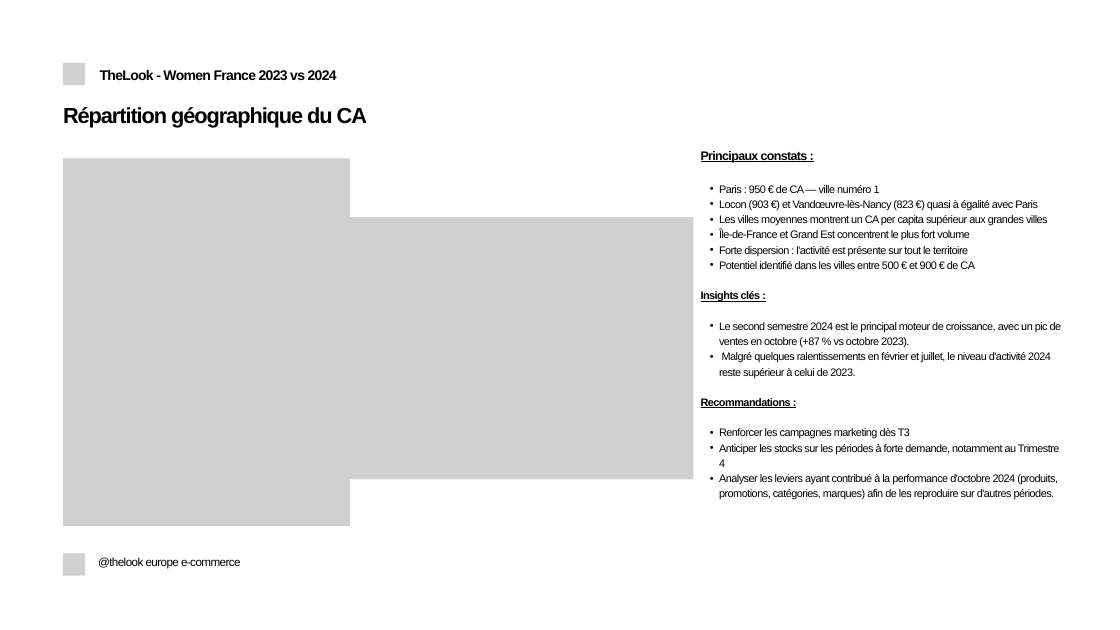
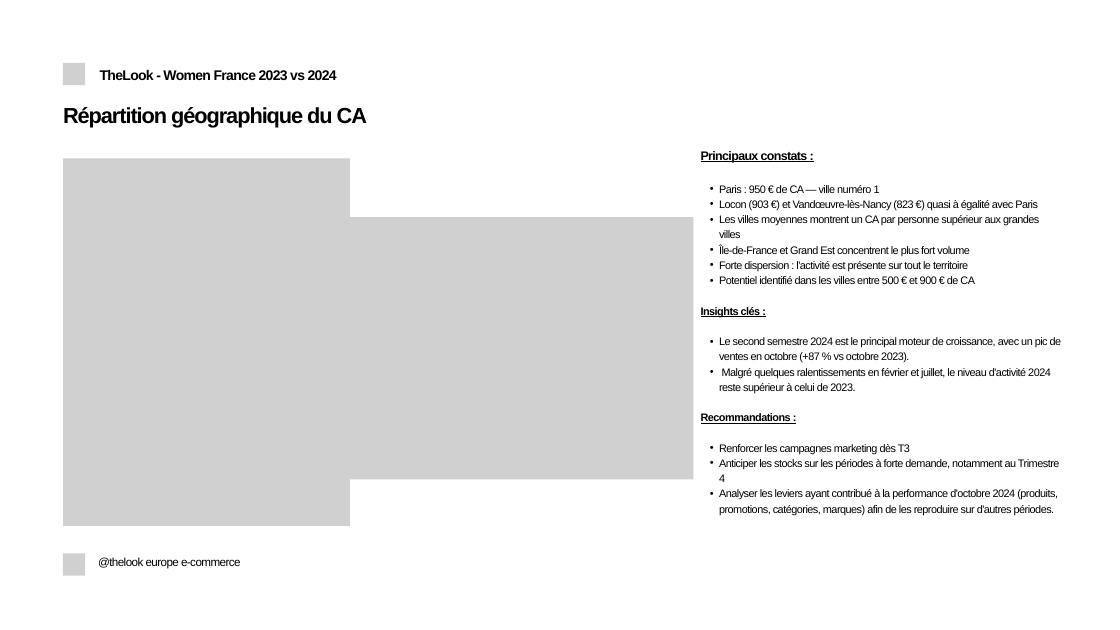
Before and after one commit to fko-data-sport/thelook-da-projet, a slide deck: slide 16 of slides/soutenance_20min.pptx. Drawn at 1120x630 pixels with LibreOffice and Linux fonts; fonts in the diff are those of the drawing; grey boxes stand for pictures; background and template pictures are left out. Boxes give left, top, right and bottom in pixels: in the first picture for what was removed or moved away, otherwise in the second. Text is boxed around its words. In the diff, an @@ line names an element or a change of style, - is before the commit and + after.

```diff
--- a/slides/soutenance_20min.pptx
+++ b/slides/soutenance_20min.pptx
@@ text at <box>719,215,1039,238</box>: text changed @@
-  • Les villes moyennes montrent un CA per capita supérieur aux grandes villes
+  • Les villes moyennes montrent un CA par personne supérieur aux grandes villes
```
Also in this commit, not shown: 7 other slides changed.
